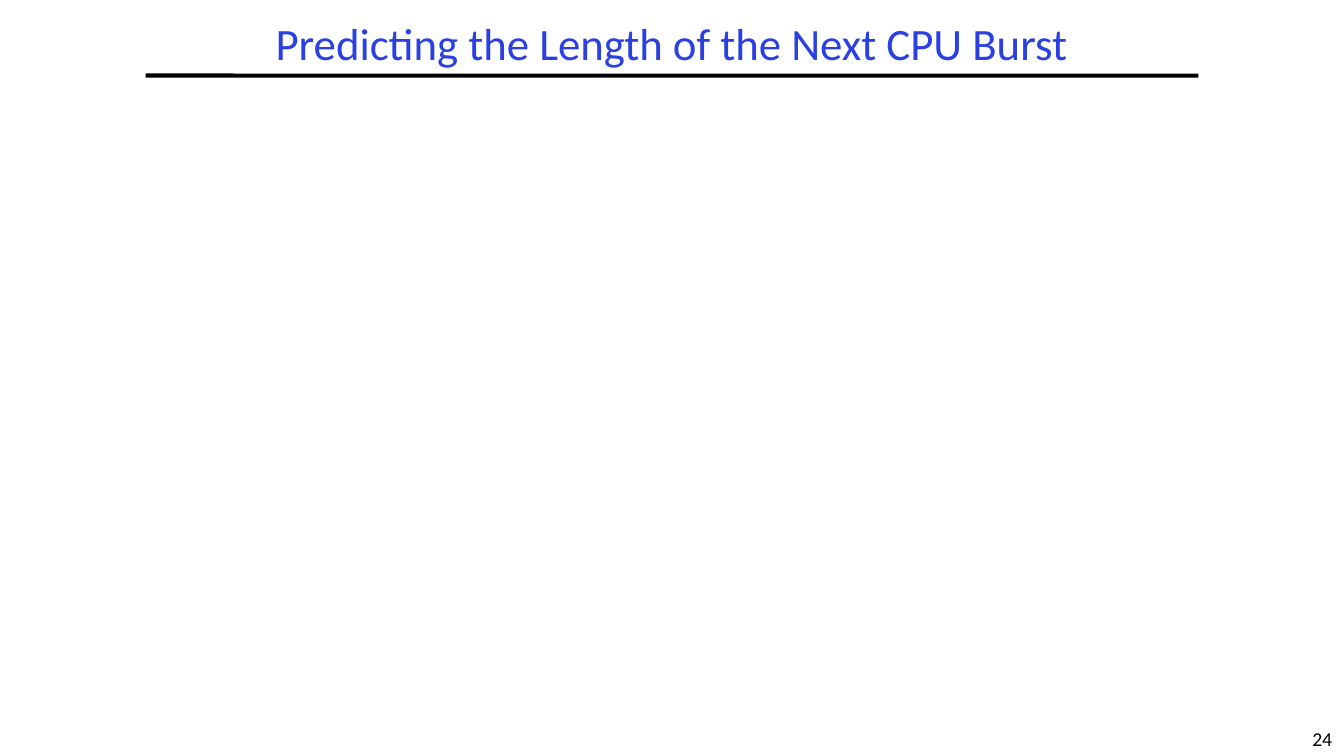
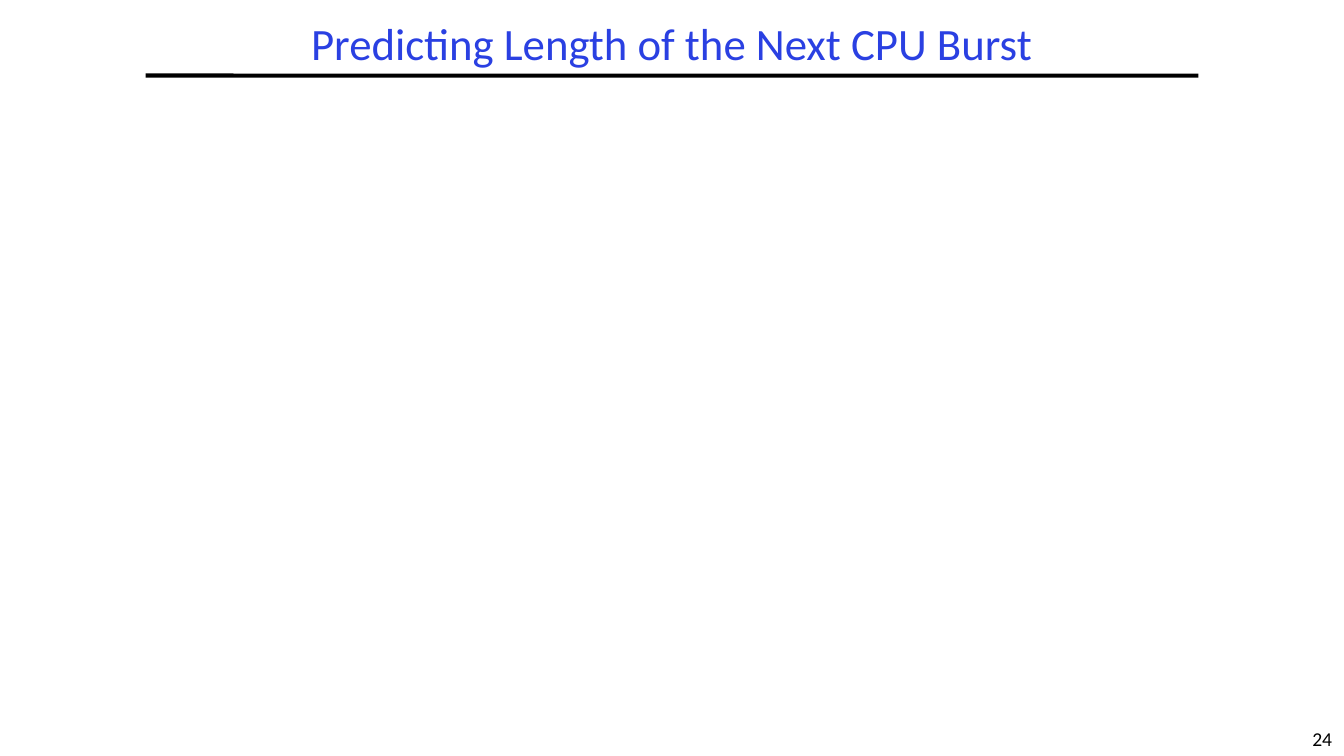
Before and after one commit to guhofstra/CSC256Fa25, a slide deck: slide 24 of PPTs/L5-Scheduling.pptx. Drawn at 1344x756 pixels with LibreOffice and Linux fonts; fonts in the diff are those of the drawing; grey boxes stand for pictures. Boxes give left, top, right and bottom in pixels: in the first picture for what was removed or moved away, otherwise in the second. Text is boxed around its words. In the diff, an @@ line names an element or a change of style, - is before the commit and + after.

```diff
--- a/PPTs/L5-Scheduling.pptx
+++ b/PPTs/L5-Scheduling.pptx
@@ title at [311,29,1032,68]: text changed @@
-Predicting the Length of the Next CPU Burst
+Predicting Length of the Next CPU Burst
```
Also in this commit, not shown: 4 other slides changed, 6 other files.
